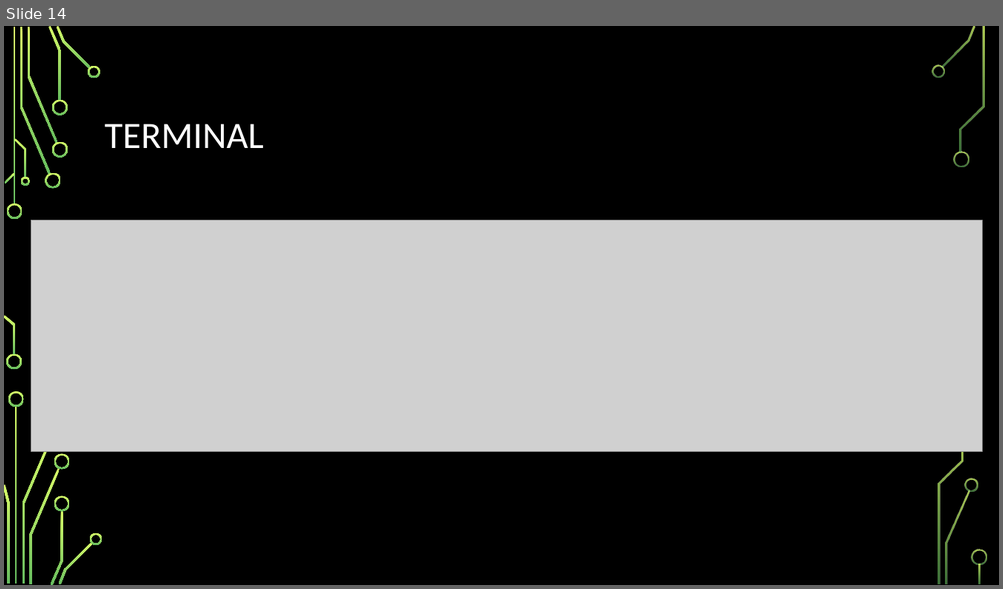
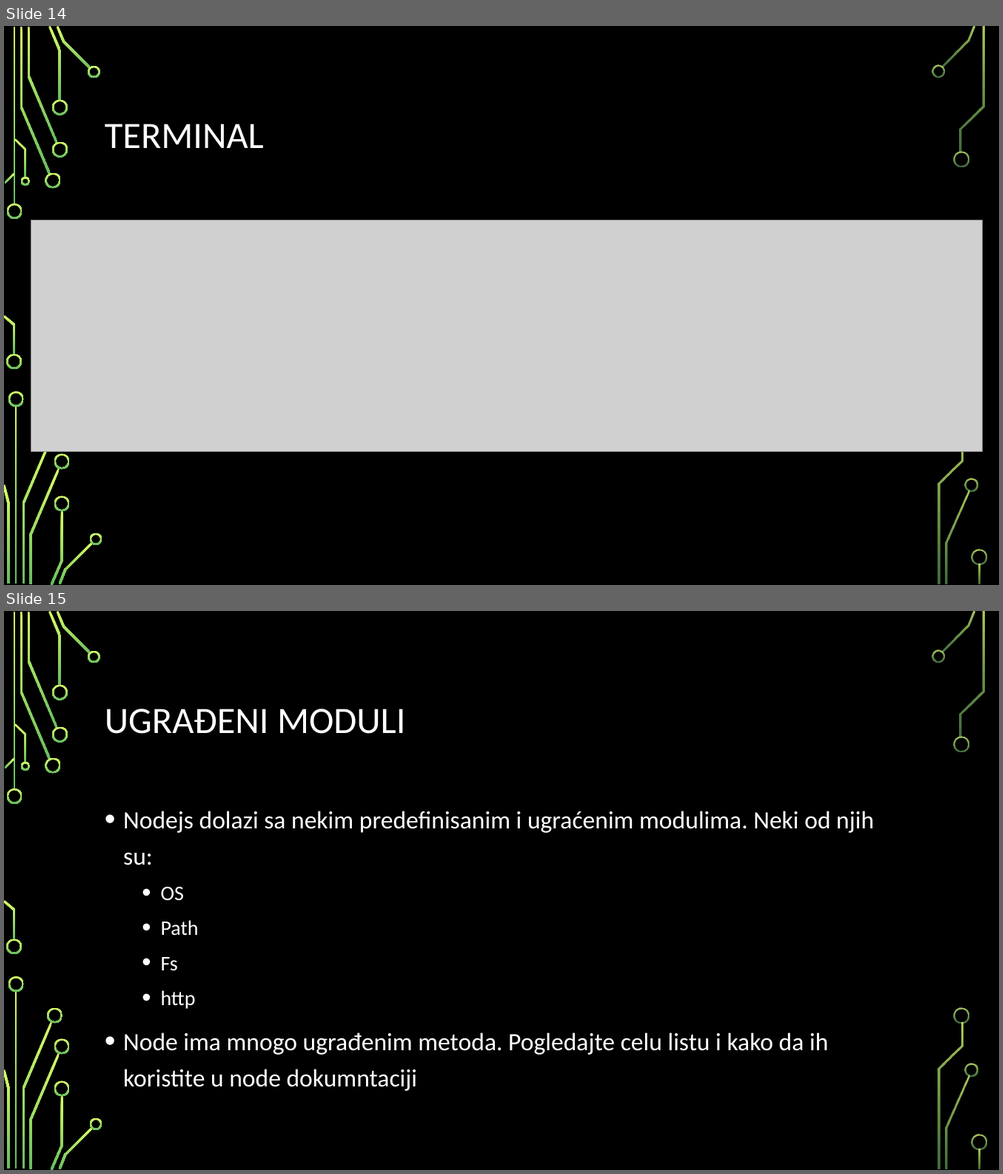
Before and after one commit to MihajloMilojevic/Sekcija, a slide deck: Nodejs/Node.js - prezentacija.pptx. Shown one above the other, each under a label of ours: slide 14 before the commit, slides 14 and 15 after it. The pictures are 1003x589 and 1003x1174 pixels, drawn with LibreOffice and Linux fonts; fonts in the diff are those of the drawing; grey boxes stand for pictures; background and template pictures are left out. Boxes give left, top, right and bottom in pixels: in the first picture for what was removed or moved away, otherwise in the second. Text is boxed around its words. In the diff, an @@ line names an element or a change of style, - is before the commit and + after.

Commit message:
buildin moduli

```diff
--- a/Nodejs/Node.js - prezentacija.pptx
+++ b/Nodejs/Node.js - prezentacija.pptx
@@ slide 15 added at (4, 611, 999, 1170), background picture (left out); not listed: 34 template elements that a slide beside it also shows @@
@@ title added at (105, 709, 406, 734), 36 pt, text #FFFFFF @@
+UGRAĐENI MODULI
@@ text added at (123, 811, 874, 1091), 24 pt, text #FFFFFF @@
+• Nodejs dolazi sa nekim predefinisanim i ugraćenim modulima. Neki od njih su:
+  • OS
+  • Path
+  • Fs
+  • http
+• Node ima mnogo ugrađenim metoda. Pogledajte celu listu i kako da ih koristite u node dokumntaciji
@@ freeform shape added at (47, 1008, 63, 1024), fill gradient #D8FC68 to #66BD5F @@
@@ freeform shape added at (954, 1008, 970, 1024), fill gradient #D8FC68 to #66BD5F @@
```
Also in this commit, not shown: 6 other slides added, 11 other files.
